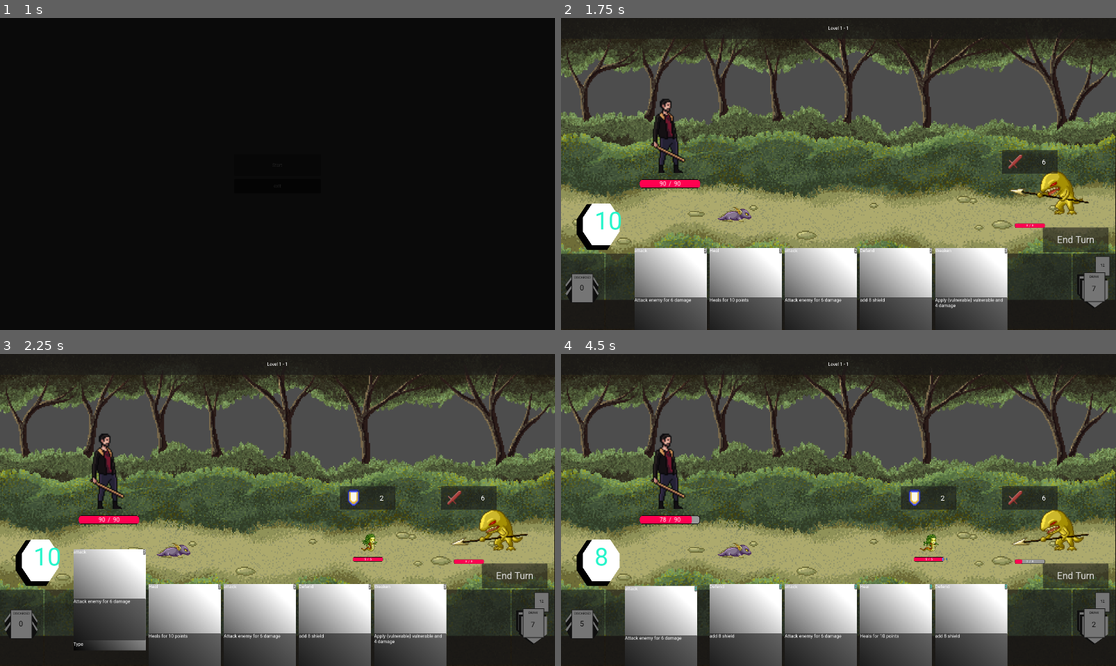
Above: before the commit, frames 1-4 (two rows, left to right).
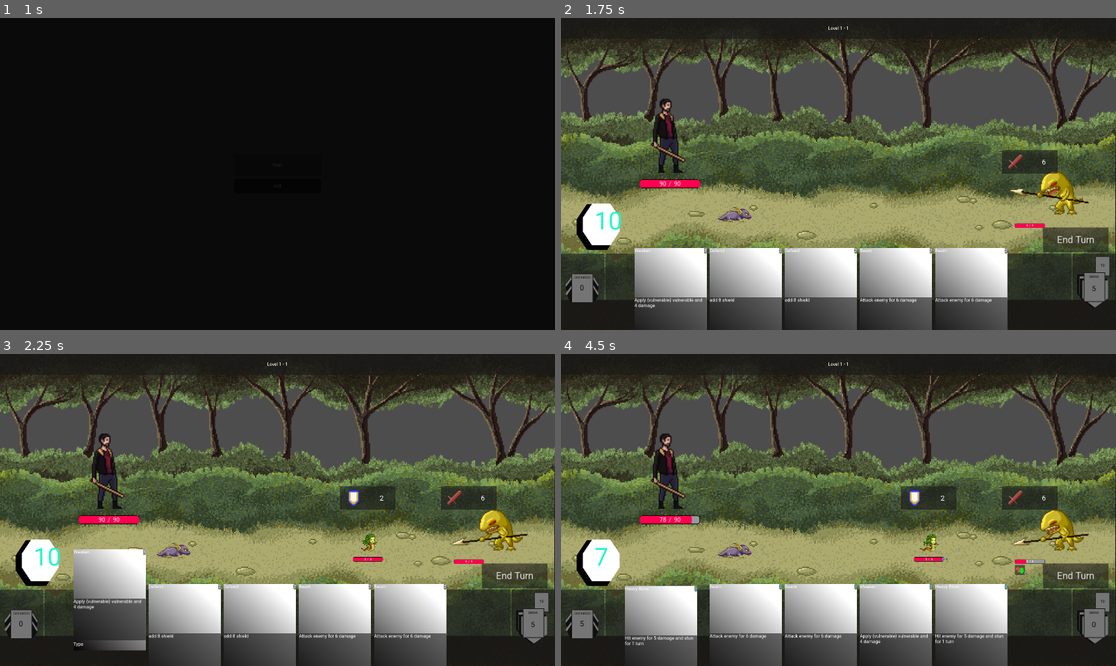
Above: after the commit, the same moments.

Repository: Leosten/card-game
Game: Godot game, scene res://main.tscn
The game is run twice, just before and just after one commit, with the same random seed, the same clock (stepped at 60 frames per second) and the same inputs.
Inputs (mouse positions are in pixels of both pictures, inside the frame that each line leads up to):
- Up to frame 1 (1 s): click "Start" at 0.5 s
- Up to frame 2 (1.75 s): click "End Turn" at 1.25 s
- Up to frame 3 (2.25 s): click (111, 634) at 2.02 s
- Up to frame 4 (4.5 s): click "End Turn" at 2.75 s; click "End Turn" at 3.5 s; move the mouse to (1027, 544) at 4.27 s; click (1027, 544) at 4.42 s

Frame 1 is identical in both runs. In frame 2, 0.5% of the frame differs, in the area x 13-98%, y 73-94%; in frame 3, 0.5%; in frame 4, 0.6%, in the area x 6-98%, y 61-94%.

Commit message:
cards loaded by name refacto

Diff:
--- a/Manager/card_manager.gd
+++ b/Manager/card_manager.gd
@@ -5,46 +5,89 @@
 const PlayerManager = preload("res://Manager/character_manager.gd")
 const Card = preload("res://View/Cards/card.tscn")
 
-#@export var nb_of_cards : int = 5
-@export var cards : Array[CardData] = []
-@export var decks : Array = []
-var nb_of_decks = 1
-var deck_common_name = "common"
+var _cards_by_deck: Dictionary = {}
+var _cards_by_name: Dictionary = {}
+
+const BASE_CARDS_DIR = "res://Resources/Cards/"
 
 # Called when the node enters the scene tree for the first time.
 func _init() -> void:
-	load_all_cards()
+	_load_all_cards_recursive(BASE_CARDS_DIR)
 
 # Called every frame. 'delta' is the elapsed time since the previous frame.
 func _process(delta: float) -> void:
 	pass
 
-func load_all_cards() -> void:
-	for deck in nb_of_decks:
-		var deck_data = load("res://Resources/Cards/deck_"+ str(deck) +"/deck_data.gd")
-		var nb_of_cards = deck_data.new().get_deck_size()
-		var deck_cards = []
-		for card_index in nb_of_cards:
-			var card = load("res://Resources/Cards/deck_"+ str(deck)+ "/card_"+ str(card_index)+ ".tres")
-			if card == null:
-				print("ERROR : could not load card %s" % str(card_index))
-			deck_cards.append(card.duplicate())
-		decks.append(deck_cards)
+func _load_all_cards_recursive(dir_path: String) -> void:
+	var dir = DirAccess.open(dir_path)
+	if not dir:
+		print("Failed to open path: ", dir_path)
+		return
 
-func get_all_cards() -> Array[CardData]:
-	return cards
+	dir.list_dir_begin()
+	var file_name = dir.get_next()
 
-func get_starting_deck(character_id):
+	while file_name != "":
+		var full_path = dir_path.path_join(file_name)
+
+		# 1. If it's a folder (e.g. "warrior"), scan inside it recursively
+		if dir.current_is_dir() and not file_name.begins_with("."):
+			_load_all_cards_recursive(full_path)
+
+		# 2. If it's a card resource file (.tres)
+		elif file_name.ends_with(".tres"):
+			var card_res = load(full_path) as CardData
+			if card_res:
+				# Extract folder name as the class ID (e.g., "warrior")
+				# If in root directory, default to "neutral"
+				var folder_name = dir_path.get_file()
+				if folder_name == "cards" or folder_name.is_empty():
+					folder_name = "neutral"
+				folder_name = folder_name.to_lower()
+
+				var card_id = file_name.get_basename().to_lower()
+
+				# Add to class pool
+				if not _cards_by_deck.has(folder_name):
+					_cards_by_deck[folder_name] = [] as Array[CardData]
+				_cards_by_deck[folder_name].append(card_res)
+
+				# Add to global name lookup
+				_cards_by_name[card_id] = card_res
+
+		file_name = dir.get_next()
+	dir.list_dir_end()
+
+func get_card_by_name(card_name: String) -> CardData:
+	return _cards_by_name.get(card_name.to_lower(), null)
+
+func get_starting_deck(character_id) -> Array[CardData]:
 	var character_deck = PlayerManager._get_character_starting_deck(character_id)
 	var deck : Array[CardData] = []
-
-	for cards_id in character_deck:
-		deck.append(decks[character_id][cards_id].duplicate())
+	for card_name in character_deck:
+		deck.append(get_card_by_name(card_name).duplicate())
 	return deck
-
-func list_cards() -> void:
-	for card in cards:
-		print("card name is %s" % card.name)
 
 func get_card_scene():
 	return Card.instantiate()
+
+# Pick a random card from a specific character's folder (e.g. "warrior")
+func get_random_card_for_deck(character_class: String) -> CardData:
+	var key = character_class.to_lower()
+	if _cards_by_deck.has(key) and not _cards_by_deck[key].is_empty():
+		return _cards_by_deck[key].pick_random()
+	return null
+
+func get_card_rewards_for_class(character_class: String, count: int = 3) -> Array[CardData]:
+	var rewards: Array[CardData] = []
+	var class_cards = _cards_by_deck.get(character_class.to_lower(), []).duplicate()
+	var neutral_cards = _cards_by_deck.get("neutral", []).duplicate()
+
+	# Combine class cards and neutral pool
+	var pool = class_cards + neutral_cards
+	pool.shuffle()
+
+	for i in range(min(count, pool.size())):
+		rewards.append(pool[i])
+
+	return rewards
--- a/Manager/character_manager.gd
+++ b/Manager/character_manager.gd
@@ -32,7 +32,7 @@
 	match character_id:
 		0:
 			print("Character number 0 starting deck")
-			return [0,0,0,0,1,1,1,1,2,2,3,4]
+			return ["beam","beam","beam","beam", "defend","defend","weaken","weaken","heavy_blow","heavy_blow"]
 
 func _get_starting_stats(char_id):
 	match char_id:
--- a/Manager/game_manager.gd
+++ b/Manager/game_manager.gd
@@ -17,10 +17,7 @@
 var char_scene : PackedScene = null
 var companion_scene : PackedScene = null
 
-#@export var player_stats : PlayerStats
 @export var cards : Array[CardData] = []
-#@export var player_deck: Array[CardData] = []
-#@export var level_monsters: Array[MonsterData] = []
 @export var current_level = 1;
 @export var current_stage = 1;
 
@@ -39,18 +36,10 @@
 	companion_id = 0
 	card_manager = CardManager.new()
 	character_manager = CharacterManager.new()
-	card_manager.load_all_cards()
 
-	init_cards()
 	init_player(char_id)
 	init_companion(companion_id)
 	print("gamemanager init done")
-
-func init_cards() -> void:
-	var all_cards = card_manager.get_all_cards()
-	for card in all_cards:
-		cards.append(card.duplicate())
-	print("cards loaded");
 
 func init_player(char_id) -> void:
 	var p_stats = PlayerStats.new()
--- /dev/null
+++ b/Resources/Cards/card_instance.gd
@@ -0,0 +1 @@
+extends Node
--- /dev/null
+++ b/Resources/Cards/deck_0/beam.tres
@@ -0,0 +1,15 @@
+[gd_resource type="Resource" format=3 uid="uid://ciu0b2dkp4clu"]
+
+[ext_resource type="Script" uid="uid://na2tmdwnj00n" path="res://Utils/buff.gd" id="1_wjdb1"]
+[ext_resource type="Script" uid="uid://2f44f0e1l0fi" path="res://Resources/Cards/deck_0/beam.gd" id="2_4ylj2"]
+[ext_resource type="Script" uid="uid://dhn0xiicuugoi" path="res://Utils/status_effect.gd" id="3_nx57c"]
+
+[resource]
+script = ExtResource("2_4ylj2")
+character_deck = 1
+name = "Beam"
+damage = 6
+description = "Attack enemy for {damage} damage"
+cost = 2
+drawable = false
+metadata/_custom_type_script = "uid://cqcdxav3ke5ma"
--- a/Resources/Cards/deck_0/card_0.tres
+++ /dev/null
@@ -1,15 +0,0 @@
-[gd_resource type="Resource" format=3 uid="uid://ciu0b2dkp4clu"]
-
-[ext_resource type="Script" uid="uid://na2tmdwnj00n" path="res://Utils/buff.gd" id="1_ic0pq"]
-[ext_resource type="Script" uid="uid://2f44f0e1l0fi" path="res://Resources/Cards/deck_0/card_0.gd" id="2_4ipxt"]
-[ext_resource type="Script" uid="uid://dhn0xiicuugoi" path="res://Utils/status_effect.gd" id="3_acw1t"]
-
-[resource]
-script = ExtResource("2_4ipxt")
-character_deck = 1
-name = "attack"
-damage = 6
-description = "Attack enemy for {damage} damage"
-cost = 2
-drawable = false
-metadata/_custom_type_script = "uid://cqcdxav3ke5ma"
--- a/Resources/Cards/deck_0/deck_data.gd
+++ /dev/null
@@ -1,5 +0,0 @@
-extends DeckDataTemplate
-
-func _init():
-	char_id = 0
-	deck_size = 5
--- a/Resources/Cards/deck_0/card_1.tres
+++ b/Resources/Cards/deck_0/defend.tres
@@ -1,6 +1,6 @@
 [gd_resource type="Resource" format=3 uid="uid://c1817pwbkfa7b"]
 
-[ext_resource type="Script" uid="uid://bu5a5sq582j1s" path="res://Resources/Cards/deck_0/card_1.gd" id="1_fyowi"]
+[ext_resource type="Script" uid="uid://bu5a5sq582j1s" path="res://Resources/Cards/deck_0/defend.gd" id="1_fyowi"]
 
 [resource]
 script = ExtResource("1_fyowi")
--- a/Resources/Cards/deck_0/card_2.tres
+++ b/Resources/Cards/deck_0/heal.tres
@@ -1,7 +1,7 @@
 [gd_resource type="Resource" format=3 uid="uid://drn651bi215nr"]
 
 [ext_resource type="Script" uid="uid://na2tmdwnj00n" path="res://Utils/buff.gd" id="1_ci2ko"]
-[ext_resource type="Script" uid="uid://bou4lgqsnf0mq" path="res://Resources/Cards/deck_0/card_2.gd" id="1_j4nhi"]
+[ext_resource type="Script" uid="uid://bou4lgqsnf0mq" path="res://Resources/Cards/deck_0/heal.gd" id="1_j4nhi"]
 [ext_resource type="Script" uid="uid://dhn0xiicuugoi" path="res://Utils/status_effect.gd" id="3_vmivr"]
 
 [resource]
--- a/Resources/Cards/deck_0/card_4.tres
+++ b/Resources/Cards/deck_0/heavy_blow.tres
@@ -1,7 +1,7 @@
 [gd_resource type="Resource" format=3 uid="uid://dcswjws04c6hr"]
 
 [ext_resource type="Script" uid="uid://na2tmdwnj00n" path="res://Utils/buff.gd" id="1_3wx0m"]
-[ext_resource type="Script" uid="uid://yg5hise6txti" path="res://Resources/Cards/deck_0/card_4.gd" id="1_ncfxj"]
+[ext_resource type="Script" uid="uid://yg5hise6txti" path="res://Resources/Cards/deck_0/heavy_blow.gd" id="1_ncfxj"]
 [ext_resource type="Script" uid="uid://dhn0xiicuugoi" path="res://Utils/status_effect.gd" id="3_tgpgi"]
 
 [resource]
--- a/Resources/Cards/deck_0/card_3.tres
+++ b/Resources/Cards/deck_0/weaken.tres
@@ -1,6 +1,6 @@
 [gd_resource type="Resource" format=3 uid="uid://b0fdu5xtftwn7"]
 
-[ext_resource type="Script" uid="uid://dc3127qdc1h8v" path="res://Resources/Cards/deck_0/card_3.gd" id="1_4tg85"]
+[ext_resource type="Script" uid="uid://dc3127qdc1h8v" path="res://Resources/Cards/deck_0/weaken.gd" id="1_4tg85"]
 [ext_resource type="Script" uid="uid://na2tmdwnj00n" path="res://Utils/buff.gd" id="1_84d8o"]
 [ext_resource type="Script" uid="uid://dhn0xiicuugoi" path="res://Utils/status_effect.gd" id="3_2nco6"]
 
--- a/Resources/Characters/elemental_companion_stats.gd
+++ b/Resources/Characters/elemental_companion_stats.gd
@@ -16,7 +16,7 @@
 @export var big_shield_value = 30
 @export var low_shield_value = 15
 
-func channel_add(card : Card):
+func channel_add(card : CardData):
 	var orbs = card.channel()
 	for orb in orbs:
 		channel_orbs.append(orb)
@@ -26,8 +26,8 @@
 			channel_used.emit(channel_orbs)
 			reset_channel_orbs()
 
-func channel_remove(card : Card):
-	channel_orbs = card.channel_remove()
+func channel_remove(card : CardData):
+	channel_orbs = card.channel_remove(channel_orbs)
 
 func reset_channel_orbs():
 	channel_orbs.clear()
Not shown, added: Resources/Cards/card_instance.gd.uid
Renamed: Resources/Cards/deck_0/card_0.gd -> Resources/Cards/deck_0/beam.gd
Renamed: Resources/Cards/deck_0/card_0.gd.uid -> Resources/Cards/deck_0/beam.gd.uid
Not shown, removed: Resources/Cards/deck_0/deck_data.gd.uid
Renamed: Resources/Cards/deck_0/card_1.gd -> Resources/Cards/deck_0/defend.gd
Renamed: Resources/Cards/deck_0/card_1.gd.uid -> Resources/Cards/deck_0/defend.gd.uid
Renamed: Resources/Cards/deck_0/card_2.gd -> Resources/Cards/deck_0/heal.gd
Renamed: Resources/Cards/deck_0/card_2.gd.uid -> Resources/Cards/deck_0/heal.gd.uid
Renamed: Resources/Cards/deck_0/card_4.gd -> Resources/Cards/deck_0/heavy_blow.gd
Renamed: Resources/Cards/deck_0/card_4.gd.uid -> Resources/Cards/deck_0/heavy_blow.gd.uid
Renamed: Resources/Cards/deck_0/card_3.gd -> Resources/Cards/deck_0/weaken.gd
Renamed: Resources/Cards/deck_0/card_3.gd.uid -> Resources/Cards/deck_0/weaken.gd.uid
